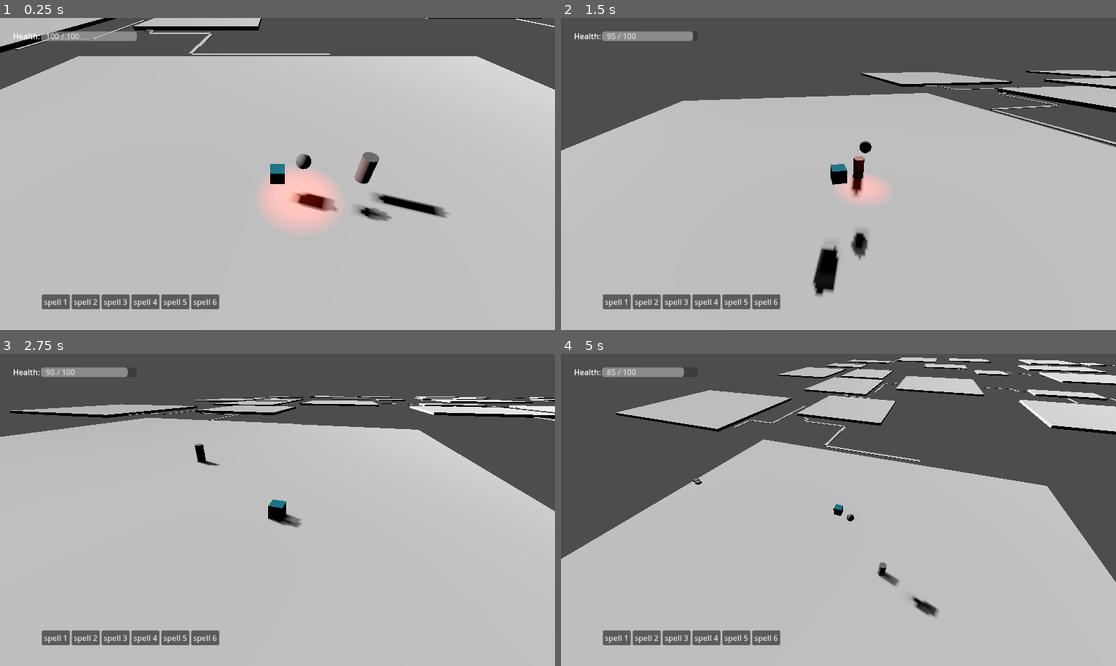
Above: before the commit, frames 1-4 (two rows, left to right).
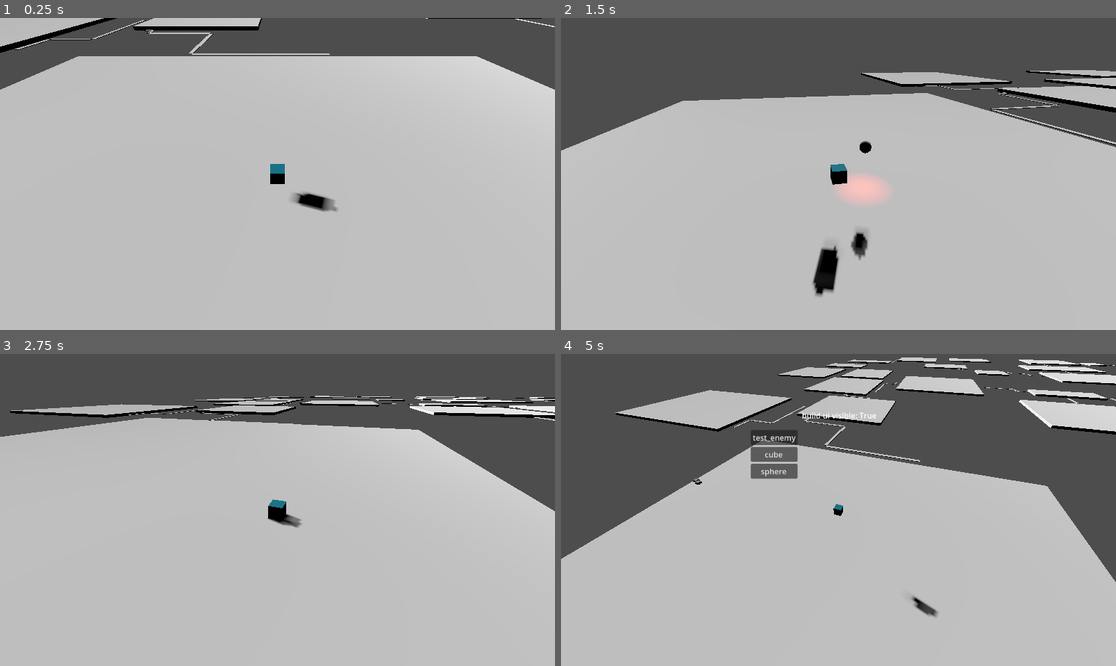
Above: after the commit, the same moments.

Repository: DumplingEater/possible_game
Game: Godot game, scene res://resources/scenes/main.tscn
The game is run twice, just before and just after one commit, with the same random seed, the same clock (stepped at 60 frames per second) and the same inputs.
Inputs (mouse positions are in pixels of both pictures, inside the frame that each line leads up to):
- Up to frame 1 (0.25 s): no input
- Up to frame 2 (1.5 s): move the mouse to (960, 158) at 0.52 s; press the mouse at (960, 158) at 0.53 s; hold E (move_right) 0.53-1.28 s; tap Space (jump) at 0.77 s; move the mouse to (727, 189) at 1.27 s; release the mouse at (727, 189) at 1.28 s; hold S (move_back) from 1.28 s (still down); tap 1 (action_1) at 1.35 s
- Up to frame 3 (2.75 s): tap Space (jump) at 1.52 s; click (166, 525) at 1.55 s; move the mouse to (333, 441) at 2.02 s; release S (move_back) at 2.03 s; press the mouse at (333, 441) at 2.03 s; hold E (move_right) from 2.03 s (still down)
- Up to frame 4 (5 s): move the mouse to (810, 572) at 2.77 s; release E (move_right) at 2.78 s; release the mouse at (810, 572) at 2.78 s; hold W (move_forward) 2.78-3.53 s; right-click (810, 572) at 2.85 s; tap Space (jump) at 3.02, 3.77, 4.52 s; click (810, 572) at 3.05 s; move the mouse to (1005, 556) at 3.52 s; hold Mouse wheel down (scroll_down) 3.53-4.28 s; hold Q (move_left) from 3.53 s (still down); click (1005, 556) at 3.8 s; tap Tab (open_build_menu, bound only before the commit) at 4.15 s; move the mouse to (672, 463) at 4.27 s; tap Mouse wheel up (scroll_up) at 4.35 s; click (672, 463) at 4.55 s; tap Z (toggle_build_menu, bound only after the commit) at 4.9 s

The runs differ from the first frame. In frame 1, 5.0% of the frame differs, in the area x 2-81%, y 4-94%; in frame 2, 2.1%; in frame 3, 2.0%; in frame 4, 3.3%.

Commit message:
prototype build menu

Diff:
--- a/project.godot
+++ b/project.godot
@@ -81,7 +81,7 @@
 "events": [Object(InputEventKey,"resource_local_to_scene":false,"resource_name":"","device":-1,"window_id":0,"alt_press …(195 unchanged characters)…
 ]
 }
-open_build_menu={
+toggle_build_mode={
 "deadzone": 0.5,
 "events": [Object(InputEventKey,"resource_local_to_scene":false,"resource_name":"","device":-1,"window_id":0,"alt_press …(195 unchanged characters)…
 ]
@@ -91,3 +91,13 @@
 "events": [null, Object(InputEventKey,"resource_local_to_scene":false,"resource_name":"","device":-1,"window_id":0,"alt …(201 unchanged characters)…
 ]
 }
+toggle_build_menu={
+"deadzone": 0.5,
+"events": [Object(InputEventKey,"resource_local_to_scene":false,"resource_name":"","device":-1,"window_id":0,"alt_pressed":false,"shift_pressed":false,"ctrl_pressed":false,"meta_pressed":false,"pressed":false,"keycode":0,"physical_keycode":90,"key_label":0,"unicode":122,"location":0,"echo":false,"script":null)
+]
+}
+close_menu={
+"deadzone": 0.5,
+"events": [Object(InputEventKey,"resource_local_to_scene":false,"resource_name":"","device":-1,"window_id":0,"alt_pressed":false,"shift_pressed":false,"ctrl_pressed":false,"meta_pressed":false,"pressed":false,"keycode":0,"physical_keycode":4194305,"key_label":0,"unicode":0,"location":0,"echo":false,"script":null)
+]
+}
--- /dev/null
+++ b/resources/scenes/buildables/architecture/sphere.tscn
@@ -0,0 +1,8 @@
+[gd_scene load_steps=2 format=3 uid="uid://djk0s6f5rcn35"]
+
+[sub_resource type="SphereMesh" id="SphereMesh_ritpw"]
+
+[node name="Sphere" type="Node3D"]
+
+[node name="MeshInstance3D" type="MeshInstance3D" parent="."]
+mesh = SubResource("SphereMesh_ritpw")
--- /dev/null
+++ b/resources/scenes/buildables/units/test_enemy.tscn
@@ -0,0 +1,61 @@
+[gd_scene load_steps=14 format=3 uid="uid://dxo8n43mhyo15"]
+
+[ext_resource type="Script" path="res://src/state_machines/guard_state_machine.gd" id="1_tgvqu"]
+[ext_resource type="Script" path="res://src/state_machines/idle_state.gd" id="2_0h361"]
+[ext_resource type="Script" path="res://src/state_machines/move_to_range_state.gd" id="3_0a13y"]
+[ext_resource type="Script" path="res://src/state_machines/engage_state_machine.gd" id="4_hcsec"]
+[ext_resource type="Script" path="res://src/state_machines/attack_state.gd" id="5_jlq83"]
+[ext_resource type="PackedScene" uid="uid://bablflwgqpj8o" path="res://resources/scenes/fireball.tscn" id="6_jqtp3"]
+[ext_resource type="Script" path="res://src/state_machines/wait_for_cooldown.gd" id="7_ahk1a"]
+[ext_resource type="Script" path="res://src/state_machines/return_to_origin.gd" id="8_nqklu"]
+[ext_resource type="Script" path="res://src/mob_rigidbody.gd" id="9_ia1wn"]
+[ext_resource type="Script" path="res://src/agent_data.gd" id="10_01kq5"]
+[ext_resource type="Script" path="res://src/building/buildables/buildable_test_enemy.gd" id="11_al5f8"]
+
+[sub_resource type="CylinderShape3D" id="CylinderShape3D_hnul1"]
+
+[sub_resource type="CylinderMesh" id="CylinderMesh_btp1y"]
+
+[node name="TestEnemy" type="Node3D"]
+
+[node name="state_machine" type="Node" parent="." node_paths=PackedStringArray("initial_state")]
+script = ExtResource("1_tgvqu")
+max_chase_distance = 50.0
+range_of_regard = 30.0
+attack_range = 15.0
+initial_state = NodePath("idle")
+
+[node name="idle" type="Node" parent="state_machine"]
+script = ExtResource("2_0h361")
+
+[node name="chase" type="Node" parent="state_machine"]
+script = ExtResource("3_0a13y")
+
+[node name="engage" type="Node" parent="state_machine"]
+script = ExtResource("4_hcsec")
+
+[node name="attack" type="Node" parent="state_machine/engage"]
+script = ExtResource("5_jlq83")
+projectile = ExtResource("6_jqtp3")
+
+[node name="wait_for_cooldown" type="Node" parent="state_machine/engage"]
+script = ExtResource("7_ahk1a")
+
+[node name="return_to_origin" type="Node" parent="state_machine"]
+script = ExtResource("8_nqklu")
+
+[node name="body_3d" type="CharacterBody3D" parent="."]
+script = ExtResource("9_ia1wn")
+
+[node name="collision_shape_3d" type="CollisionShape3D" parent="body_3d"]
+shape = SubResource("CylinderShape3D_hnul1")
+
+[node name="mesh_3d" type="MeshInstance3D" parent="body_3d"]
+mesh = SubResource("CylinderMesh_btp1y")
+skeleton = NodePath("../..")
+
+[node name="data" type="Node" parent="."]
+script = ExtResource("10_01kq5")
+
+[node name="buildable" type="Node" parent="."]
+script = ExtResource("11_al5f8")
--- /dev/null
+++ b/resources/scenes/building.tscn
@@ -0,0 +1,12 @@
+[gd_scene load_steps=3 format=3 uid="uid://crp1lhoxkc2nc"]
+
+[ext_resource type="Script" path="res://src/building/built_items_container.gd" id="1_wqv2t"]
+[ext_resource type="Script" path="res://src/building/buildable_items_container.gd" id="2_syflh"]
+
+[node name="building" type="Node"]
+
+[node name="built_items" type="Node" parent="."]
+script = ExtResource("1_wqv2t")
+
+[node name="buildable_items" type="Node" parent="."]
+script = ExtResource("2_syflh")
--- a/resources/scenes/main.tscn
+++ b/resources/scenes/main.tscn
@@ -1,8 +1,10 @@
-[gd_scene load_steps=5 format=3 uid="uid://cx6470uohatbh"]
+[gd_scene load_steps=7 format=3 uid="uid://cx6470uohatbh"]
 
 [ext_resource type="PackedScene" uid="uid://b5jpr0o1187hx" path="res://resources/scenes/dungeon_level.tscn" id="1_n2dcx"]
 [ext_resource type="PackedScene" uid="uid://bkee16cpy3j8y" path="res://resources/scenes/third_person_character.tscn" id="2_8juhv"]
-[ext_resource type="Script" path="res://src/buildable_container.gd" id="3_lg1od"]
+[ext_resource type="PackedScene" uid="uid://crp1lhoxkc2nc" path="res://resources/scenes/building.tscn" id="3_42dw1"]
+[ext_resource type="PackedScene" uid="uid://bxodjhxqkdukg" path="res://resources/scenes/ui/building/build_ui.tscn" id="4_dd34p"]
+[ext_resource type="Script" path="res://src/ui/ui_manager.gd" id="4_pg6kc"]
 
 [sub_resource type="PrismMesh" id="PrismMesh_qpu2j"]
 
@@ -39,22 +41,26 @@
 mesh = SubResource("PrismMesh_qpu2j")
 skeleton = NodePath("../..")
 
-[node name="Node3D" type="Node3D" parent="."]
+[node name="z" type="Node3D" parent="."]
 
-[node name="MeshInstance3D" type="MeshInstance3D" parent="Node3D"]
+[node name="MeshInstance3D" type="MeshInstance3D" parent="z"]
 transform = Transform3D(0.200463, 99.8504, -0.508678, -0.202545, 5.12733, 9.98479, 9.99594, -1.89855, 0.212521, 0, 35.2528, 500)
 mesh = SubResource("PrismMesh_qpu2j")
 skeleton = NodePath("../..")
 
-[node name="MeshInstance3D2" type="MeshInstance3D" parent="Node3D"]
+[node name="MeshInstance3D2" type="MeshInstance3D" parent="z"]
 transform = Transform3D(0.284974, -73.5337, -6.77102, 0, 67.7377, -7.35636, 9.99594, 2.09637, 0.193035, 0, 0, 500)
 mesh = SubResource("PrismMesh_qpu2j")
 skeleton = NodePath("../..")
 
-[node name="MeshInstance3D3" type="MeshInstance3D" parent="Node3D"]
+[node name="MeshInstance3D3" type="MeshInstance3D" parent="z"]
 transform = Transform3D(0.200463, 99.8504, -0.508678, -0.202545, 5.12733, 9.98479, 9.99594, -1.89855, 0.212521, 0, -32.8357, 500)
 mesh = SubResource("PrismMesh_qpu2j")
 skeleton = NodePath("../..")
 
-[node name="built_items" type="Node" parent="."]
-script = ExtResource("3_lg1od")
+[node name="building" parent="." instance=ExtResource("3_42dw1")]
+
+[node name="ui" type="Node" parent="."]
+script = ExtResource("4_pg6kc")
+
+[node name="build_ui" parent="ui" instance=ExtResource("4_dd34p")]
--- a/resources/scenes/third_person_character.tscn
+++ b/resources/scenes/third_person_character.tscn
@@ -6,7 +6,6 @@
 [ext_resource type="Script" path="res://src/spellbook.gd" id="2_h3wa7"]
 [ext_resource type="PackedScene" uid="uid://bablflwgqpj8o" path="res://resources/scenes/fireball.tscn" id="3_mvmjn"]
 [ext_resource type="Script" path="res://src/player_controls/player_combat_controller.gd" id="4_10ram"]
-[ext_resource type="PackedScene" uid="uid://bj2fkhwbgremr" path="res://resources/scenes/player_ui.tscn" id="4_q4vam"]
 [ext_resource type="Script" path="res://src/player_controls/player_building_controller.gd" id="5_1eva7"]
 [ext_resource type="PackedScene" uid="uid://bi2yn1jxkn1yn" path="res://resources/scenes/buildables/architecture/cube.tscn" id="6_i7o6c"]
 
@@ -31,13 +30,6 @@
 script = ExtResource("5_1eva7")
 test_cube = ExtResource("6_i7o6c")
 
-[node name="ui" parent="." instance=ExtResource("4_q4vam")]
-
-[node name="building_ui" type="Control" parent="ui"]
-anchors_preset = 0
-offset_right = 40.0
-offset_bottom = 40.0
-
 [node name="body_3d" type="CharacterBody3D" parent="."]
 script = ExtResource("1_vvahs")
 
--- /dev/null
+++ b/resources/scenes/ui/building/build_ui.tscn
@@ -0,0 +1,27 @@
+[gd_scene load_steps=2 format=3 uid="uid://bxodjhxqkdukg"]
+
+[ext_resource type="Script" path="res://src/ui/build_menu_ui.gd" id="1_30whf"]
+
+[node name="build_ui_root" type="Control"]
+layout_mode = 3
+anchors_preset = 15
+anchor_right = 1.0
+anchor_bottom = 1.0
+grow_horizontal = 2
+grow_vertical = 2
+script = ExtResource("1_30whf")
+
+[node name="debug_texxt" type="Label" parent="."]
+layout_mode = 0
+offset_left = 500.0
+offset_top = 116.0
+offset_right = 659.0
+offset_bottom = 143.0
+text = "build ui visible: True"
+
+[node name="buildable_grid" type="GridContainer" parent="."]
+layout_mode = 0
+offset_left = 394.0
+offset_top = 158.0
+offset_right = 775.0
+offset_bottom = 440.0
--- a/src/buildable_container.gd
+++ b/src/building/buildable.gd
@@ -1,9 +1,13 @@
 extends Node
+
+class_name buildable
+
+@export var base_scene : PackedScene
 
 
 # Called when the node enters the scene tree for the first time.
 func _ready() -> void:
-	add_to_group("buildable_container")
+	pass # Replace with function body.
 
 
 # Called every frame. 'delta' is the elapsed time since the previous frame.
--- /dev/null
+++ b/src/building/buildable_items_container.gd
@@ -0,0 +1,32 @@
+extends Node
+
+var buildable_scenes: Array = []
+
+# Called when the node enters the scene tree for the first time.
+func _ready() -> void:
+	find_buildable_scenes("res://resources/scenes/buildables")
+	add_to_group("buildable_library")
+
+# Function to recursively find all scenes in the buildables folder
+func find_buildable_scenes(dir_path: String) -> void:
+	var dir = DirAccess.open(dir_path)
+	if dir:
+		dir.list_dir_begin()  # Skip hidden files
+		var file_name = dir.get_next()
+
+		while file_name != "":
+			if dir.current_is_dir():
+				# If the current file is a directory, recurse into it
+				find_buildable_scenes(dir_path + "/" + file_name)
+			elif file_name.ends_with(".tscn") or file_name.ends_with(".scn"):
+				# If the file is a scene, add its path to the buildable_scenes array
+				var scene_path = dir_path + "/" + file_name
+				var packed_scene = load(scene_path)
+				buildable_scenes.append(packed_scene)
+			file_name = dir.get_next()
+
+		dir.list_dir_end()
+
+# Called every frame. 'delta' is the elapsed time since the previous frame.
+func _process(delta: float) -> void:
+	pass
--- /dev/null
+++ b/src/building/buildables/buildable_test_enemy.gd
@@ -0,0 +1,11 @@
+extends Node
+
+
+# Called when the node enters the scene tree for the first time.
+func _ready() -> void:
+	pass # Replace with function body.
+
+
+# Called every frame. 'delta' is the elapsed time since the previous frame.
+func _process(delta: float) -> void:
+	pass
--- a/src/buildable.gd
+++ b/src/building/built_items_container.gd
@@ -1,11 +1,9 @@
 extends Node
-
-@export var base_scene : PackedScene
 
 
 # Called when the node enters the scene tree for the first time.
 func _ready() -> void:
-	pass # Replace with function body.
+	add_to_group("buildable_target")
 
 
 # Called every frame. 'delta' is the elapsed time since the previous frame.
--- a/src/player_controls/player_building_controller.gd
+++ b/src/player_controls/player_building_controller.gd
@@ -1,9 +1,12 @@
 extends Node
 
-signal build_menu_toggle
+signal build_mode_toggled
+signal build_menu_toggled
 
 var building: bool = false
-var current_buildable: Node3D = null
+var ui_open: bool = false
+var current_buildable_scene: PackedScene = null
+var current_buildable: Node = null
 @export var buildable_node_target: Node = null
 var cam_node: Node = null
 @export var test_cube : PackedScene
@@ -12,24 +15,41 @@
 # Called when the node enters the scene tree for the first time.
 func _ready() -> void:
 	cam_node = get_parent().get_node("body_3d/camera")
+	get_node("/root/main/ui/build_ui").connect("set_buildable", self._on_buildable_set)
+	self.current_buildable_scene = self.test_cube
 
 # Called every frame. 'delta' is the elapsed time since the previous frame.
 func _process(delta: float) -> void:
 	self._handle_inputs(delta)
 	self._draw_current_buildable(delta)
 
-	if self.building and Input.is_action_just_pressed("mouse_left_click"):
+	if self.building and not self.ui_open and Input.is_action_just_pressed("mouse_left_click"):
+		print("building object")
 		self._build_object()
 
 func _handle_inputs(delta: float) -> void:
-	if Input.is_action_just_pressed("open_build_menu"):
+	if Input.is_action_just_pressed("toggle_build_mode"):
+		self._toggle_build_mode()
+
+	if Input.is_action_just_pressed("toggle_build_menu"):
+		# enter build mode if we haven't already
 		if not self.building:
-			self.building = true
-			self._enter_build_mode()
-		else:
-			self.building = false
-			self._exit_build_mode()
-		build_menu_toggle.emit(self.building)
+			self._toggle_build_mode()
+		self.ui_open = not self.ui_open
+		build_menu_toggled.emit(self.ui_open)
+
+	if Input.is_action_just_pressed("close_menu"):
+		self.ui_open = false
+		build_menu_toggled.emit(false)
+
+func _toggle_build_mode():
+	if not self.building:
+		self.building = true
+		self._enter_build_mode()
+	else:
+		self.building = false
+		self._exit_build_mode()
+	build_mode_toggled.emit(self.building)
 
 func _get_mouse_build_pos() -> Vector3:
 	var from = cam_node.project_ray_origin(get_viewport().get_mouse_position())
@@ -49,7 +69,14 @@
 	return position
 
 func _enter_build_mode() -> void:
-	self.current_buildable = test_cube.instantiate()
+	self._set_buildable()
+
+func _set_buildable():
+	if self.current_buildable:
+		remove_child(self.current_buildable)
+
+	var buildable: PackedScene = self.current_buildable_scene
+	self.current_buildable = buildable.instantiate()
 	add_child(self.current_buildable)
 	var buildable_pos: Vector3 = self._get_mouse_build_pos()
 	self.current_buildable.global_position = buildable_pos
@@ -68,13 +95,16 @@
 
 func _build_object() -> void:
 	if not self.buildable_node_target:
-		var buildable_containers = get_tree().get_nodes_in_group("buildable_container")
-		self.buildable_node_target = buildable_containers[0]
+		var buildable_targets = get_tree().get_nodes_in_group("buildable_target")
+		self.buildable_node_target = buildable_targets[0]
 	var buildable: Node = self.current_buildable
 	self.current_buildable = null
 	remove_child(buildable)
 	self.buildable_node_target.add_child(buildable)
 
-	self.current_buildable = test_cube.instantiate()
-	self.current_buildable.global_position = self._get_mouse_build_pos()
-	add_child(self.current_buildable)
+	self._set_buildable()
+
+func _on_buildable_set(buildable: PackedScene):
+	self.current_buildable_scene = buildable
+	self.ui_open = false
+	self._set_buildable()
--- a/src/procedural_generation/dungeon_generator.gd
+++ b/src/procedural_generation/dungeon_generator.gd
@@ -93,7 +93,7 @@
 		# track of it as a directed graph so it's easier to know which edges i've added
 		room_graph[best_graph_node].append(best_candidate_node)
 
-	print("Building halls from MST Graph...\n\n")
+	print("Building halls from MST Graph...")
 	for room in room_graph:
 		var adjacent_rooms = room_graph[room]
 		for target_room in adjacent_rooms:
@@ -233,7 +233,7 @@
 	var walker_xz: Vector2 = Vector2(start_xz[0], start_xz[1])
 	var visited_nodes = [walker_xz]
 
-	print("Start Node: ", start_xz, " End Node: ", target_xz)
+	#print("Start Node: ", start_xz, " End Node: ", target_xz)
 	var iterations = 0
 
 	while not _is_near_end(walker_xz, target_xz):
@@ -348,11 +348,11 @@
 	var character = get_node("../../agents/players/character")
 	character.transform = character.transform.translated(char_spawn_point)
 
-	var test_enemy = preload("res://resources//scenes//test_enemy.tscn")
-	var instance =  test_enemy.instantiate()
-	instance.transform.origin = Vector3(char_spawn_point.x + 6, 5, char_spawn_point.z)
-	var mobs = get_node("../../agents/mobs")
-	mobs.add_child(instance)
+	#var test_enemy = preload("res://resources//scenes//test_enemy.tscn")
+	#var instance =  test_enemy.instantiate()
+	#instance.transform.origin = Vector3(char_spawn_point.x + 6, 5, char_spawn_point.z)
+	#var mobs = get_node("../../agents/mobs")
+	#mobs.add_child(instance)
 	return
 
 # Called every frame. 'delta' is the elapsed time since the previous frame.
--- a/src/state_machines/core/state.gd
+++ b/src/state_machines/core/state.gd
@@ -4,9 +4,13 @@
 class_name State
 
 var state_machine = null
+var started: bool = false
 
 func _ready():
 	state_machine = get_parent()
+
+func start():
+	pass
 
 func enter():
 	pass
--- a/src/state_machines/core/state_machine.gd
+++ b/src/state_machines/core/state_machine.gd
@@ -10,6 +10,9 @@
 # Called when the node enters the scene tree for the first time.
 func _ready():
 	super._ready()
+
+func start():
+	self.started = true
 	get_states_from_children()
 	if initial_state != null:
 		change_state(initial_state.name)
@@ -35,6 +38,8 @@
 		print("state_name: ", state_name, " value: ", state)
 
 func process_current_state(delta):
+	if not self.started:
+		return
 	if current_state != null:
 		current_state.process_state(delta)
 
--- /dev/null
+++ b/src/ui/build_menu_ui.gd
@@ -0,0 +1,53 @@
+extends Node
+
+signal set_buildable
+
+@onready var grid_container = $buildable_grid
+var buildable_item_container: Node = null
+var buildables: Array = []
+var building: bool = false
+
+# Called when the node enters the scene tree for the first time.
+func _ready() -> void:
+	self.visible = false
+
+	buildable_item_container = get_tree().get_nodes_in_group("buildable_library")[0]
+	self.buildables = buildable_item_container.buildable_scenes
+	self._create_buttons()
+
+	var player: Node = get_tree().get_nodes_in_group("players")[0]
+	var buildable_controller = player.get_parent().get_node("building_controller")
+	var result = buildable_controller.connect("build_mode_toggled", self._on_build_mode_toggled)
+	if result != OK:
+		push_error("problem connecting build mode toggle to ui")
+	result = buildable_controller.connect("build_menu_toggled", self._on_build_menu_toggled)
+	if result != OK:
+		push_error("problem connecting build menu toggle signal to menu scene")
+
+func _create_buttons():
+	for i in range(self.buildables.size()):
+		var buildable_scene: PackedScene = self.buildables[i]
+		var button: Button = Button.new()
+		button.text = buildable_scene.resource_path.get_file().get_basename()
+		grid_container.add_child(button)
+
+		button.pressed.connect(self._on_buildable_clicked.bind(i))
+
+	# We use Signal.connect() again, and we also use the Callable.bind() method,
+	# which returns a new Callable with the parameter binds.
+	#player.hit.connect(_on_player_hit.bind("sword", 100))
+
+
+# Called every frame. 'delta' is the elapsed time since the previous frame.
+func _process(delta: float) -> void:
+	pass
+
+func _on_build_menu_toggled(value: bool = true):
+	self.visible = value
+
+func _on_build_mode_toggled(value: bool):
+	self.building = value
+
+func _on_buildable_clicked(buildable_index: int):
+	set_buildable.emit(self.buildables[buildable_index])
+	self._on_build_menu_toggled(false)
--- /dev/null
+++ b/src/ui/ui_manager.gd
@@ -0,0 +1,11 @@
+extends Node
+
+
+# Called when the node enters the scene tree for the first time.
+func _ready() -> void:
+	pass # Replace with function body.
+
+
+# Called every frame. 'delta' is the elapsed time since the previous frame.
+func _process(delta: float) -> void:
+	pass
Not shown: 1 places in resources/scenes/third_person_character.tscn that only renumber resources
